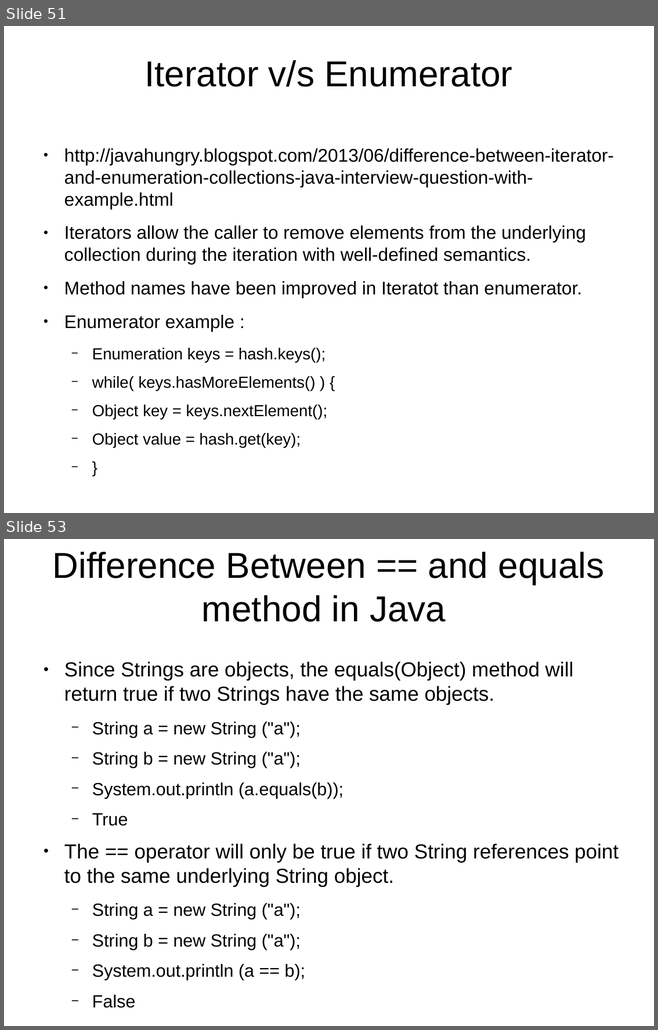
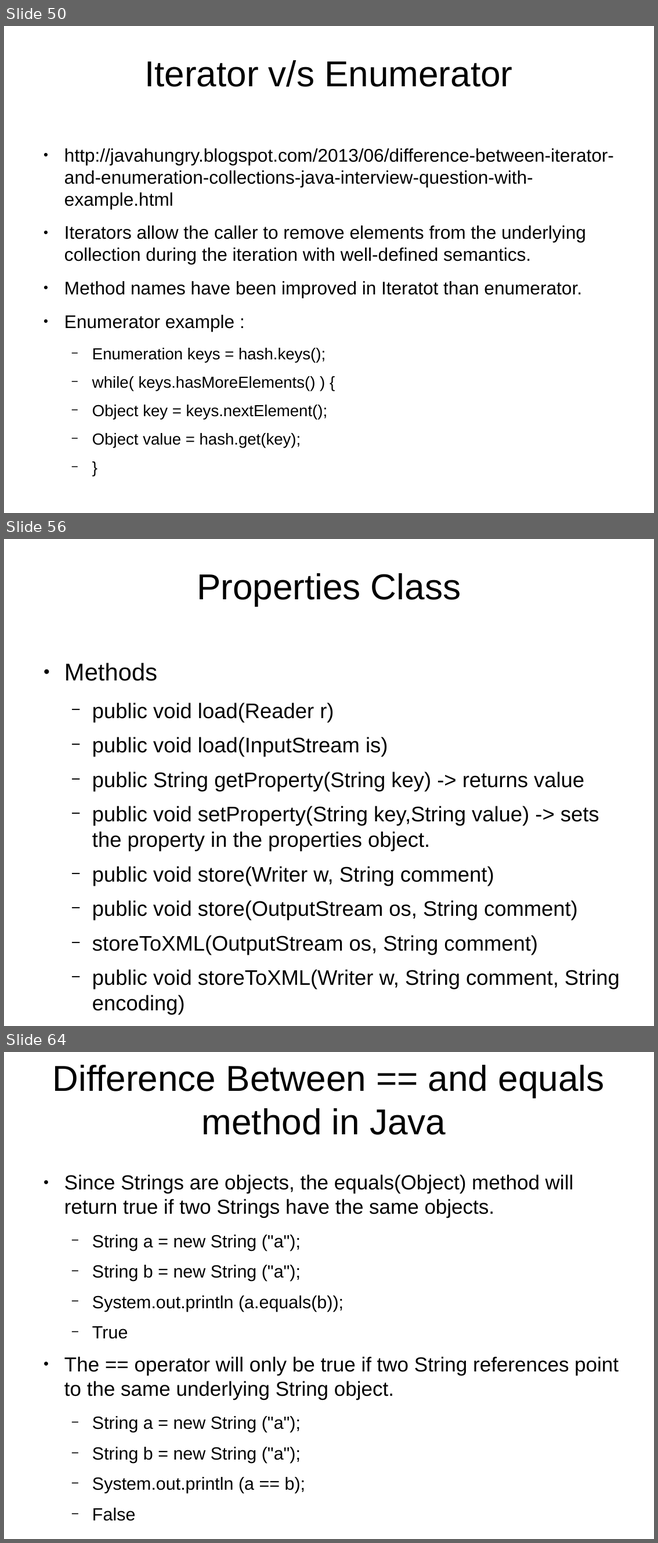
Before and after one commit to shikha-desai/Internship_PreWork, a slide deck: Java/Java_Notes.odp. Shown one above the other, each under a label of ours: slides 51 and 53 before the commit, slides 50, 56 and 64 after it; the slides between them are not shown. The pictures are 658x1030 and 658x1543 pixels, drawn with LibreOffice and Linux fonts; fonts in the diff are those of the drawing; background and template pictures are left out. Boxes give left, top, right and bottom in pixels: in the first picture for what was removed or moved away, otherwise in the second. Text is boxed around its words. In the diff, an @@ line names an element or a change of style, - is before the commit and + after.

```diff
--- a/Java/Java_Notes.odp
+++ b/Java/Java_Notes.odp
@@ slide 56 added at (4, 539, 654, 1026), background picture (left out) @@
@@ title added at (197, 573, 460, 606), 44 pt, text #000000 @@
+Properties Class
@@ text added at (64, 663, 619, 1015), 25.8 pt, text #000000 @@
+● Methods
+  − public void load(Reader r)
+  − public void load(InputStream is)
+  − public String getProperty(String key) -> returns value
+  − public void setProperty(String key,String value) -> sets the property in the properties object.
+  − public void store(Writer w, String comment)
+  − public void store(OutputStream os, String comment)
+  − storeToXML(OutputStream os, String comment)
+  − public void storeToXML(Writer w, String comment, String encoding)
@@ what was slide 51 is now slide 50 @@
@@ what was slide 53 is now slide 64 @@
```
Also in this commit, not shown: 4 slides changed, 12 other slides added, 1 slide removed, 5 other files.
